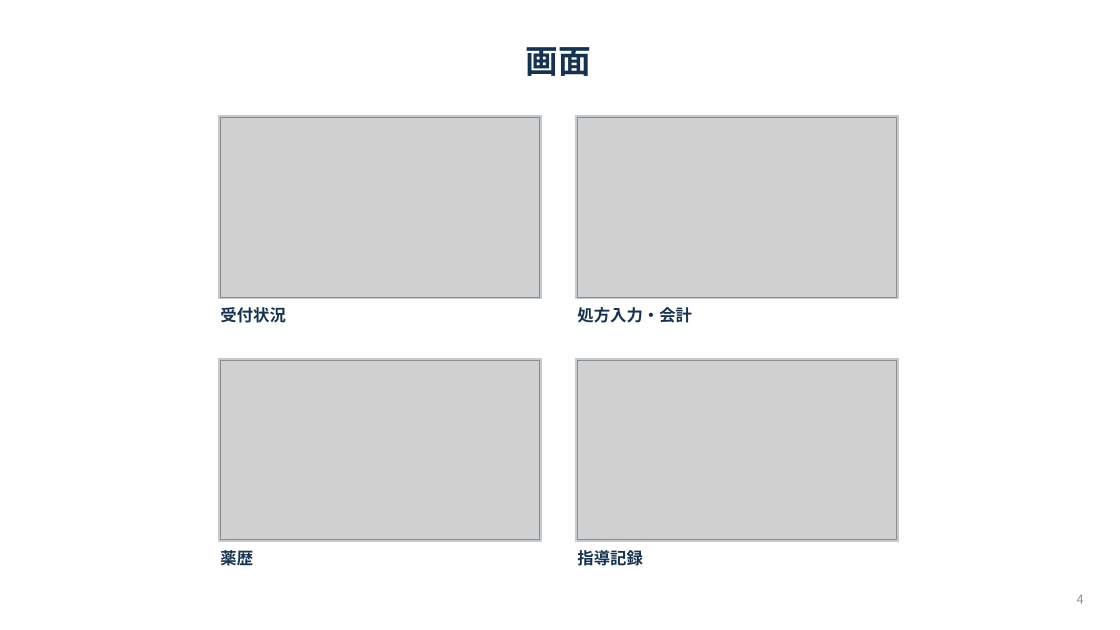
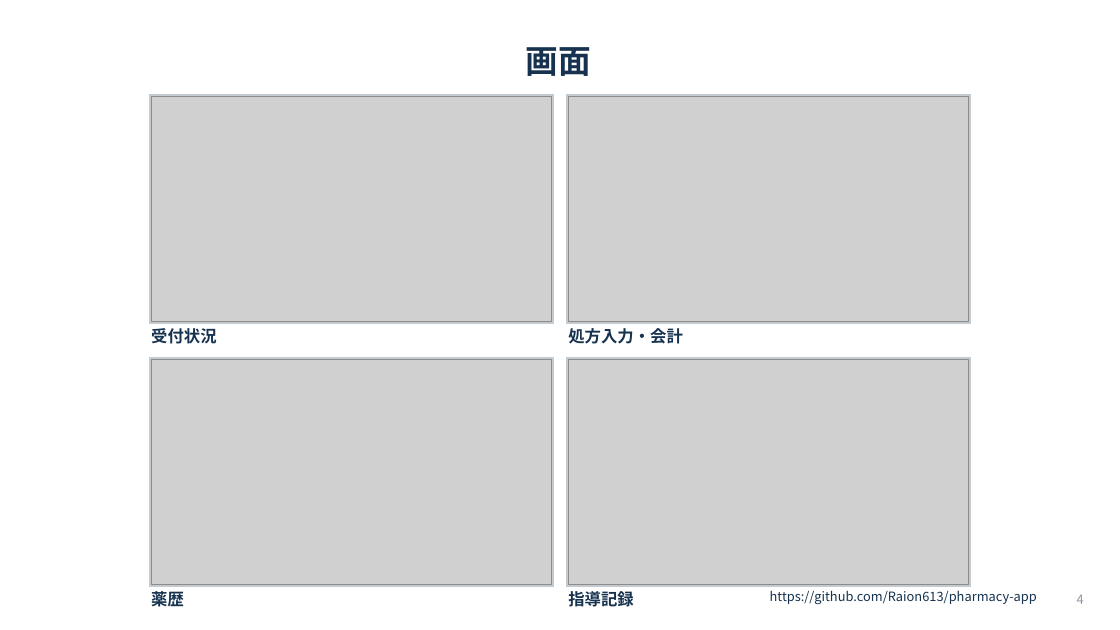
Before and after one commit to Raion613/pharmacy-app, a slide deck: slide 4 of docs/紹介資料.pptx. Drawn at 1120x630 pixels with LibreOffice and Linux fonts; fonts in the diff are those of the drawing; grey boxes stand for pictures. Boxes give left, top, right and bottom in pixels: in the first picture for what was removed or moved away, otherwise in the second. Text is boxed around its words. In the diff, an @@ line names an element or a change of style, - is before the commit and + after.

```diff
--- a/docs/紹介資料.pptx
+++ b/docs/紹介資料.pptx
@@ rectangle: place and size @@
-rectangle at bbox=[218, 116, 541, 299]
+rectangle at bbox=[150, 95, 554, 323]
@@ picture: place and size @@
-picture at bbox=[220, 118, 539, 297]
+picture at bbox=[151, 97, 552, 322]
@@ rectangle: place and size @@
-rectangle at bbox=[576, 116, 899, 299]
+rectangle at bbox=[567, 95, 971, 323]
@@ picture: place and size @@
-picture at bbox=[578, 118, 897, 297]
+picture at bbox=[569, 97, 970, 322]
@@ text "受付状況": place and size @@
-text "受付状況" at bbox=[220, 307, 285, 323]
+text "受付状況" at bbox=[151, 328, 216, 344]
@@ text "処方入力・会計": place and size @@
-text "処方入力・会計" at bbox=[577, 307, 691, 323]
+text "処方入力・会計" at bbox=[568, 328, 682, 344]
@@ rectangle: place and size @@
-rectangle at bbox=[218, 359, 541, 542]
+rectangle at bbox=[150, 358, 554, 586]
@@ rectangle: place and size @@
-rectangle at bbox=[576, 359, 899, 542]
+rectangle at bbox=[567, 358, 971, 586]
@@ picture: place and size @@
-picture at bbox=[220, 360, 539, 540]
+picture at bbox=[151, 360, 552, 585]
@@ picture: place and size @@
-picture at bbox=[578, 360, 897, 540]
+picture at bbox=[569, 360, 970, 585]
@@ text "薬歴": place and size @@
-text "薬歴" at bbox=[220, 547, 253, 569]
+text "薬歴" at bbox=[151, 588, 184, 610]
@@ text "指導記録": place and size @@
-text "指導記録" at bbox=[577, 550, 642, 566]
+text "指導記録" at bbox=[568, 591, 633, 607]
@@ text added at bbox=[770, 590, 1037, 604], 11 pt, text #16324F @@
+https://github.com/Raion613/pharmacy-app
```
Also in this commit, not shown: 2 other slides changed.
